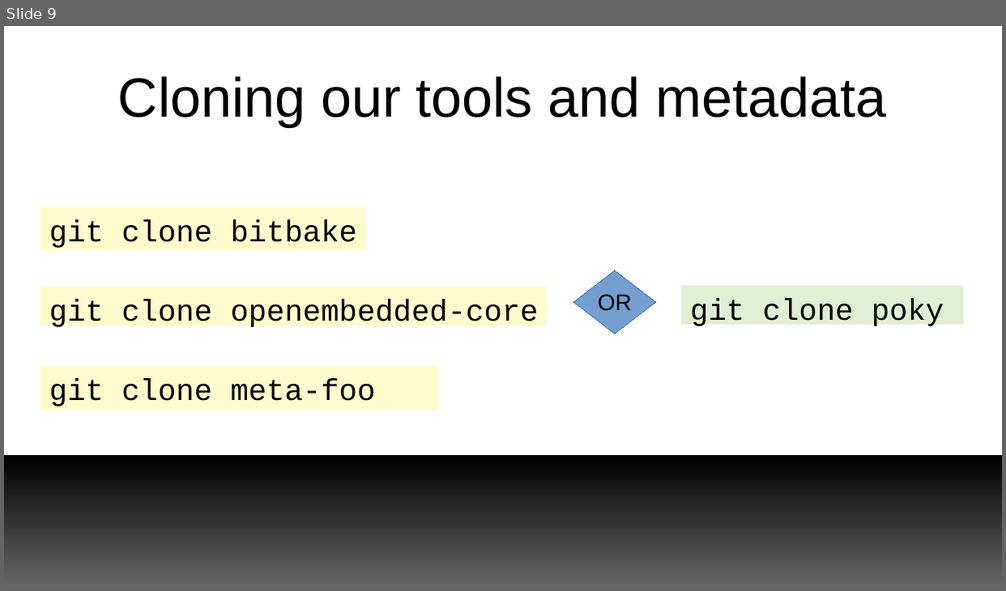
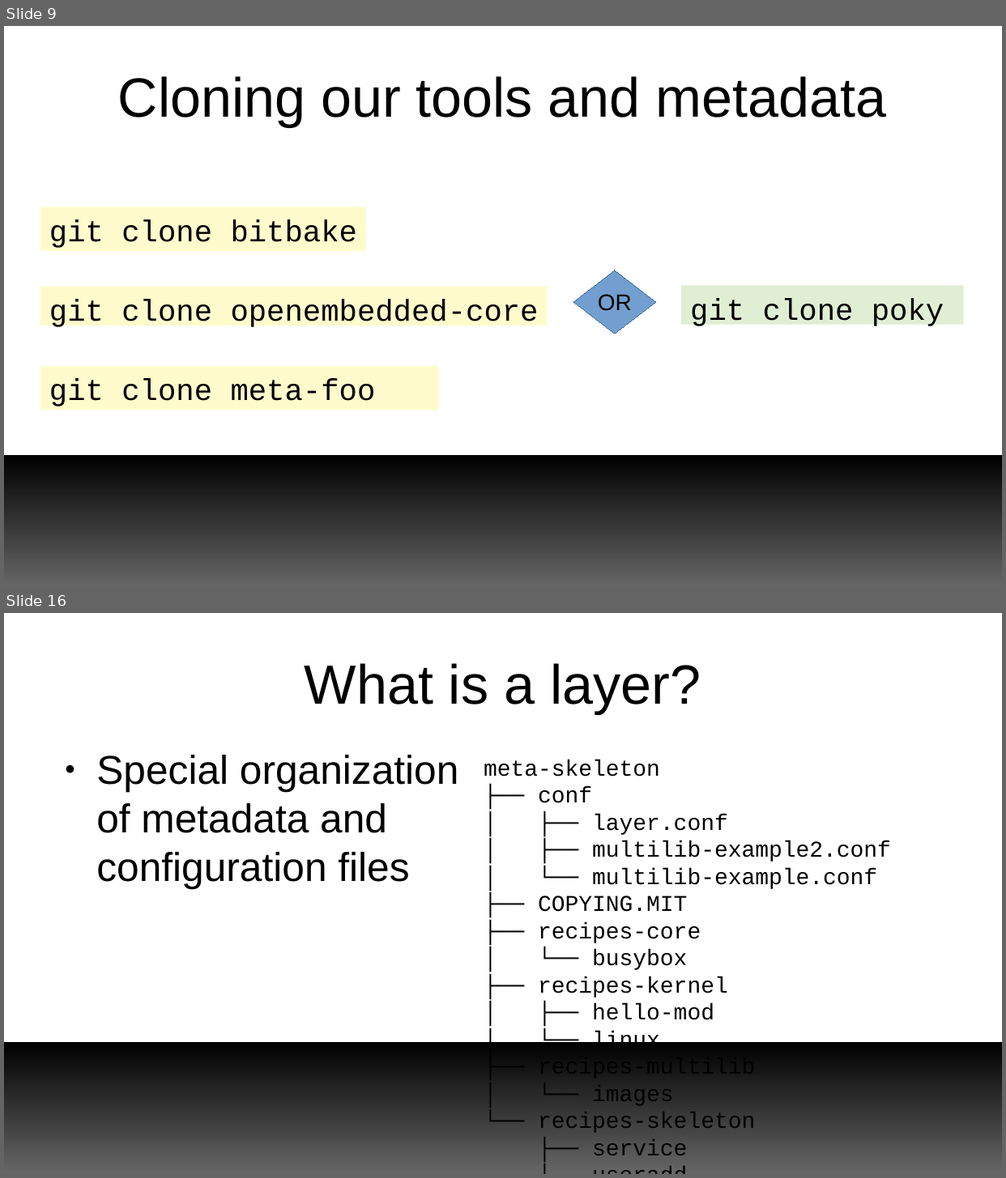
Before and after one commit to e-ale/Slides, a slide deck: yocto-images/src/build-images-with-yocto-project.odp. Shown one above the other, each under a label of ours: slide 9 before the commit, slides 9 and 16 after it; the slides between them are not shown. The pictures are 1006x591 and 1006x1178 pixels, drawn with LibreOffice and Linux fonts; fonts in the diff are those of the drawing; background and template pictures are left out. Boxes give left, top, right and bottom in pixels: in the first picture for what was removed or moved away, otherwise in the second. Text is boxed around its words. In the diff, an @@ line names an element or a change of style, - is before the commit and + after.

Commit message:
yocto-images: Update Slides
* Add more detail about:
  - layers
  - layer index
  - workflow tools

```diff
--- a/yocto-images/src/build-images-with-yocto-project.odp
+++ b/yocto-images/src/build-images-with-yocto-project.odp
@@ slide 16 added at box(4, 613, 1002, 1174), background #FFFFFF; not listed: 1 template element that a slide beside it also shows @@
@@ title added at box(305, 663, 701, 714), 44 pt, text #000000 @@
+What is a layer?
@@ text added at box(96, 755, 459, 888), 32 pt, text #000000 @@
+● Special organization of metadata and configuration files
@@ text added at box(484, 760, 891, 1133), 18 pt, text #000000 @@
+meta-skeleton
+├── conf
+│ ├── layer.conf
+│ ├── multilib-example2.conf
+│ └── multilib-example.conf
+├── COPYING.MIT
+├── recipes-core
+│ └── busybox
+├── recipes-kernel
+│ ├── hello-mod
+│ └── linux
+├── recipes-multilib
+│ └── images
+└── recipes-skeleton
+├── service
+└── useradd
```
Also in this commit, not shown: 3 slides changed, 25 other slides added, 1 slide removed, 1 other file.
